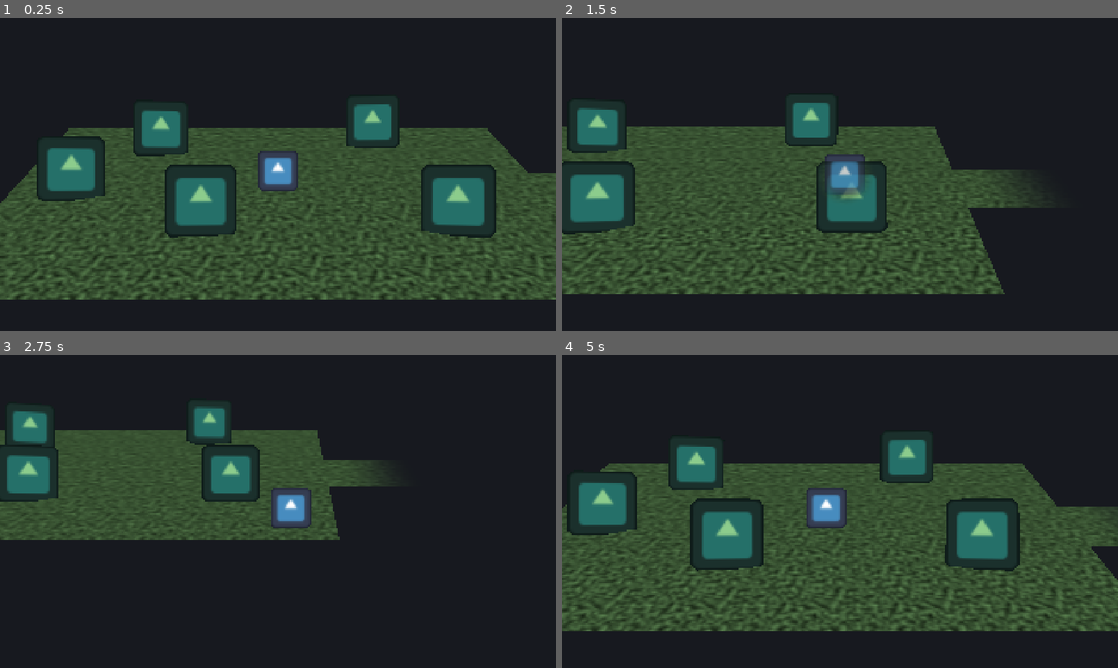
Above: before the commit, frames 1-4 (two rows, left to right).
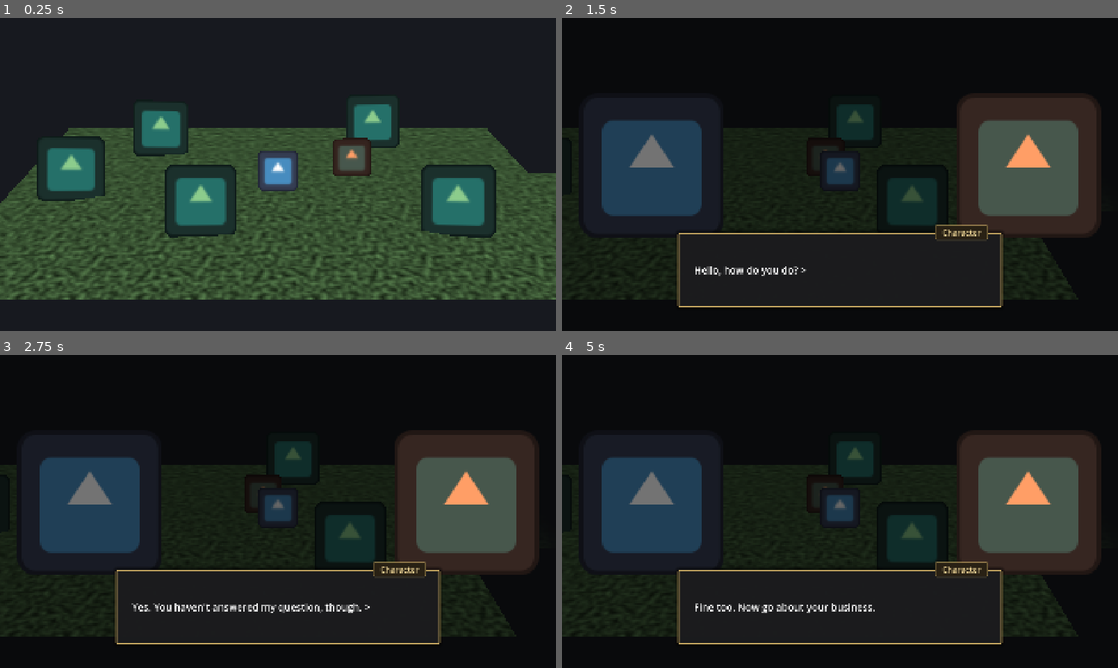
Above: after the commit, the same moments.

Repository: SAFirmansyah/TheMourningAfter-Game
Game: Godot game, scene res://scenes/world/world.tscn
Two runs of this game, one before a commit and one after it. Both use one fixed random seed, a clock stepped at 60 frames per second and the inputs below. The engine's default icon, where the game draws it, is replaced by a stand-in: a white triangle on a blue panel in a dark square.
Inputs (mouse positions are in pixels of both pictures, inside the frame that each line leads up to):
- Up to frame 1 (0.25 s): no input
- Up to frame 2 (1.5 s): tap Enter at 0.5 s; move the mouse to (962, 158) at 0.52 s; hold D (move_right) 0.53-1.28 s; hold Space (dash) 0.53-1.28 s; tap E (interact) at 0.8, 1.35 s; move the mouse to (728, 190) at 1.27 s; hold S (move_down) from 1.28 s (still down)
- Up to frame 3 (2.75 s): tap Space (dash) at 1.55 s; move the mouse to (333, 442) at 2.02 s; release S (move_down) at 2.03 s; press the mouse at (333, 442) at 2.03 s; hold D (move_right) from 2.03 s (still down); tap E (interact) at 2.3 s
- Up to frame 4 (5 s): move the mouse to (812, 574) at 2.77 s; release D (move_right) at 2.78 s; release the mouse at (812, 574) at 2.78 s; hold W (move_up) 2.78-3.53 s; tap Space (dash) at 2.85, 4.35 s; move the mouse to (1006, 558) at 3.52 s; hold E (interact) 3.53-4.28 s; hold A (move_left) from 3.53 s (still down); move the mouse to (673, 464) at 4.27 s

The runs differ from the first frame. In frame 1, 0.7% of the frame differs, in the area x 59-67%, y 38-51%; in frame 2, 49%; in frame 3, 35%; in frame 4, 53%, in the area x 0-100%, y 24-93%.

Commit message:
add: character and loot interaction

Diff:
--- a/the-mourning-after/project.godot
+++ b/the-mourning-after/project.godot
@@ -67,7 +67,7 @@
 }
 advance_dialogue={
 "deadzone": 0.2,
-"events": [Object(InputEventMouseButton,"resource_local_to_s …(272 unchanged characters)… alse,"double_click":false,"script":null)
+"events": [Object(InputEventMouseButton,"resource_local_to_s …(272 unchanged characters)… alse,"double_click":false,"script":null), Object(InputEventKey,"resource_local_to_scene":false,"resource_name":"","device":-1,"window_id":0,"alt_pressed":false,"shift_pressed":false,"ctrl_pressed":false,"meta_pressed":false,"pressed":false,"keycode":0,"physical_keycode":32,"key_label":0,"unicode":32,"location":0,"echo":false,"script":null)
 ]
 }
 
--- /dev/null
+++ b/the-mourning-after/scenes/characters/npc.tscn
@@ -0,0 +1,30 @@
+[gd_scene format=3]
+
+[ext_resource type="Script" path="res://scripts/characters/npc.gd" id="1_npc"]
+[ext_resource type="Script" path="res://scripts/visual/facing_card.gd" id="2_card"]
+[ext_resource type="Texture2D" path="res://icon.svg" id="3_icon"]
+[ext_resource type="PackedScene" path="res://scenes/world/interactable.tscn" id="4_interact"]
+
+[sub_resource type="CapsuleShape3D" id="CapsuleShape3D_body"]
+radius = 0.35
+height = 1.8
+
+[node name="NPC" type="StaticBody3D"]
+collision_layer = 2
+collision_mask = 0
+script = ExtResource("1_npc")
+
+[node name="Card" type="Sprite3D" parent="."]
+modulate = Color(1, 0.62, 0.4, 1)
+offset = Vector2(0, 64)
+pixel_size = 0.014
+alpha_cut = 1
+texture = ExtResource("3_icon")
+script = ExtResource("2_card")
+
+[node name="CollisionShape3D" type="CollisionShape3D" parent="."]
+transform = Transform3D(1, 0, 0, 0, 1, 0, 0, 0, 1, 0, 0.9, 0)
+shape = SubResource("CapsuleShape3D_body")
+
+[node name="Interactable" parent="." instance=ExtResource("4_interact")]
+prompt_label = "Talk"
--- /dev/null
+++ b/the-mourning-after/scenes/loot/loot_pickup.tscn
@@ -0,0 +1,21 @@
+[gd_scene format=3]
+
+[ext_resource type="Script" path="res://scripts/loot/loot_pickup.gd" id="1_loot"]
+[ext_resource type="Script" path="res://scripts/visual/facing_card.gd" id="2_card"]
+[ext_resource type="Texture2D" path="res://icon.svg" id="3_icon"]
+[ext_resource type="PackedScene" path="res://scenes/world/interactable.tscn" id="4_interact"]
+
+[node name="LootPickup" type="Node3D"]
+script = ExtResource("1_loot")
+tint = Color(1, 0.85, 0.35, 1)
+
+[node name="Card" type="Sprite3D" parent="."]
+offset = Vector2(0, 64)
+pixel_size = 0.0035
+alpha_cut = 1
+texture = ExtResource("3_icon")
+script = ExtResource("2_card")
+
+[node name="Interactable" parent="." instance=ExtResource("4_interact")]
+prompt_label = "Collect"
+interact_radius = 1.3
--- a/the-mourning-after/scenes/rooms/room_a.tscn
+++ b/the-mourning-after/scenes/rooms/room_a.tscn
@@ -5,6 +5,33 @@
 [ext_resource type="PackedScene" path="res://scenes/world/path_exit.tscn" id="3_exit"]
 [ext_resource type="PackedScene" path="res://scenes/test/prop.tscn" id="4_prop"]
 [ext_resource type="PackedScene" path="res://scenes/world/interactable.tscn" id="5_interact"]
+[ext_resource type="PackedScene" path="res://scenes/characters/npc.tscn" id="6_npc"]
+[ext_resource type="Script" path="res://scripts/dialogue/dialogue_line.gd" id="7_line"]
+
+[sub_resource type="Resource" id="DialogueLine_1"]
+script = ExtResource("7_line")
+speaker = 0
+text = "Hello, how do you do?"
+
+[sub_resource type="Resource" id="DialogueLine_2"]
+script = ExtResource("7_line")
+speaker = 1
+text = "Huh, so this is how dialog works..."
+
+[sub_resource type="Resource" id="DialogueLine_3"]
+script = ExtResource("7_line")
+speaker = 0
+text = "Yes. You haven't answered my question, though."
+
+[sub_resource type="Resource" id="DialogueLine_4"]
+script = ExtResource("7_line")
+speaker = 1
+text = "I'm fine, how about you?"
+
+[sub_resource type="Resource" id="DialogueLine_5"]
+script = ExtResource("7_line")
+speaker = 0
+text = "Fine too. Now go about your business."
 
 [sub_resource type="PlaneMesh" id="PlaneMesh_floor"]
 material = ExtResource("2_ground")
@@ -74,3 +101,7 @@
 
 [node name="Interactable" parent="Props/Prop2" instance=ExtResource("5_interact")]
 lines = PackedStringArray("This interaction opens up a textbox!")
+
+[node name="NPC" parent="." instance=ExtResource("6_npc")]
+transform = Transform3D(1, 0, 0, 0, 1, 0, 0, 0, 1, 3.5, 0, -1.5)
+conversation = Array[ExtResource("7_line")]([SubResource("DialogueLine_1"), SubResource("DialogueLine_2"), SubResource("DialogueLine_3"), SubResource("DialogueLine_4"), SubResource("DialogueLine_5")])
--- a/the-mourning-after/scenes/rooms/room_b.tscn
+++ b/the-mourning-after/scenes/rooms/room_b.tscn
@@ -5,6 +5,7 @@
 [ext_resource type="PackedScene" path="res://scenes/world/path_exit.tscn" id="3_exit"]
 [ext_resource type="PackedScene" path="res://scenes/test/prop.tscn" id="4_prop"]
 [ext_resource type="PackedScene" path="res://scenes/world/interactable.tscn" id="5_interact"]
+[ext_resource type="PackedScene" path="res://scenes/loot/loot_pickup.tscn" id="6_loot"]
 
 [sub_resource type="PlaneMesh" id="PlaneMesh_floor"]
 material = ExtResource("2_ground")
@@ -74,3 +75,28 @@
 
 [node name="Interactable" parent="Props/Prop2" instance=ExtResource("5_interact")]
 lines = PackedStringArray("This is a multi-line interaction.", "The same textbox has this line...", "...and this one too.")
+
+[node name="Loot" type="Node3D" parent="."]
+
+[node name="Loot1" parent="Loot" instance=ExtResource("6_loot")]
+transform = Transform3D(1, 0, 0, 0, 1, 0, 0, 0, 1, -6, 0, -1.5)
+tint = Color(1, 0.85, 0.35, 1)
+auto_collect = true
+
+[node name="Loot2" parent="Loot" instance=ExtResource("6_loot")]
+transform = Transform3D(1, 0, 0, 0, 1, 0, 0, 0, 1, -1, 0, 2)
+tint = Color(0.6, 0.85, 1, 1)
+
+[node name="Loot3" parent="Loot" instance=ExtResource("6_loot")]
+transform = Transform3D(1, 0, 0, 0, 1, 0, 0, 0, 1, 1, 0, -2.5)
+tint = Color(1, 0.5, 0.75, 1)
+auto_collect = true
+
+[node name="Loot4" parent="Loot" instance=ExtResource("6_loot")]
+transform = Transform3D(1, 0, 0, 0, 1, 0, 0, 0, 1, 5.5, 0, 1)
+tint = Color(0.7, 1, 0.55, 1)
+
+[node name="Loot5" parent="Loot" instance=ExtResource("6_loot")]
+transform = Transform3D(1, 0, 0, 0, 1, 0, 0, 0, 1, 7, 0, 5.5)
+tint = Color(1, 0.85, 0.35, 1)
+auto_collect = true
--- a/the-mourning-after/scenes/ui/interaction_hud.tscn
+++ b/the-mourning-after/scenes/ui/interaction_hud.tscn
@@ -1,6 +1,7 @@
 [gd_scene format=3]
 
 [ext_resource type="Script" path="res://scripts/ui/interaction_hud.gd" id="1_hud"]
+[ext_resource type="Texture2D" path="res://icon.svg" id="2_icon"]
 
 [sub_resource type="StyleBoxFlat" id="StyleBoxFlat_prompt"]
 content_margin_left = 22.0
@@ -12,7 +13,7 @@
 border_width_top = 2
 border_width_right = 2
 border_width_bottom = 2
-border_color = Color(0.78, 0.66, 0.38, 0.9)
+border_color = Color(0.78, 0.66, 0.38, 1)
 corner_radius_top_left = 4
 corner_radius_top_right = 4
 corner_radius_bottom_right = 4
@@ -20,9 +21,9 @@
 
 [sub_resource type="StyleBoxFlat" id="StyleBoxFlat_dialogue"]
 content_margin_left = 56.0
-content_margin_top = 36.0
+content_margin_top = 40.0
 content_margin_right = 56.0
-content_margin_bottom = 36.0
+content_margin_bottom = 40.0
 bg_color = Color(0.11, 0.11, 0.12, 0.94)
 border_width_left = 5
 border_width_top = 5
@@ -36,9 +37,77 @@
 shadow_color = Color(0, 0, 0, 0.5)
 shadow_size = 12
 
+[sub_resource type="StyleBoxFlat" id="StyleBoxFlat_name"]
+content_margin_left = 26.0
+content_margin_top = 6.0
+content_margin_right = 26.0
+content_margin_bottom = 6.0
+bg_color = Color(0.16, 0.13, 0.08, 1)
+border_width_left = 3
+border_width_top = 3
+border_width_right = 3
+border_width_bottom = 3
+border_color = Color(0.78, 0.66, 0.38, 1)
+corner_radius_top_left = 4
+corner_radius_top_right = 4
+corner_radius_bottom_right = 4
+corner_radius_bottom_left = 4
+
 [node name="InteractionHUD" type="CanvasLayer"]
 layer = 5
 script = ExtResource("1_hud")
+
+[node name="Overlay" type="ColorRect" parent="."]
+anchors_preset = 15
+anchor_right = 1.0
+anchor_bottom = 1.0
+grow_horizontal = 2
+grow_vertical = 2
+mouse_filter = 2
+color = Color(0, 0, 0, 0.6)
+
+[node name="Portraits" type="Control" parent="."]
+layout_mode = 3
+anchors_preset = 15
+anchor_right = 1.0
+anchor_bottom = 1.0
+grow_horizontal = 2
+grow_vertical = 2
+mouse_filter = 2
+
+[node name="PlayerPortrait" type="TextureRect" parent="Portraits"]
+layout_mode = 1
+anchors_preset = 2
+anchor_top = 1.0
+anchor_bottom = 1.0
+offset_left = 60.0
+offset_top = -820.0
+offset_right = 560.0
+offset_bottom = -320.0
+grow_vertical = 0
+mouse_filter = 2
+texture = ExtResource("2_icon")
+expand_mode = 1
+stretch_mode = 5
+
+[node name="CharacterPortrait" type="TextureRect" parent="Portraits"]
+layout_mode = 1
+anchors_preset = 3
+anchor_left = 1.0
+anchor_top = 1.0
+anchor_right = 1.0
+anchor_bottom = 1.0
+offset_left = -560.0
+offset_top = -820.0
+offset_right = -60.0
+offset_bottom = -320.0
+grow_horizontal = 0
+grow_vertical = 0
+mouse_filter = 2
+texture = ExtResource("2_icon")
+expand_mode = 1
+stretch_mode = 5
+flip_h = true
 
 [node name="Prompt" type="PanelContainer" parent="."]
 anchors_preset = 7
@@ -62,7 +131,8 @@
 horizontal_alignment = 1
 vertical_alignment = 1
 
-[node name="Dialogue" type="PanelContainer" parent="."]
+[node name="Dialogue" type="Control" parent="."]
+layout_mode = 3
 anchors_preset = 7
 anchor_left = 0.5
 anchor_top = 1.0
@@ -75,11 +145,34 @@
 grow_horizontal = 2
 grow_vertical = 0
 mouse_filter = 2
+
+[node name="Box" type="PanelContainer" parent="Dialogue"]
+layout_mode = 1
+anchors_preset = 15
+anchor_right = 1.0
+anchor_bottom = 1.0
+grow_horizontal = 2
+grow_vertical = 2
+mouse_filter = 2
 theme_override_styles/panel = SubResource("StyleBoxFlat_dialogue")
 
-[node name="Label" type="Label" parent="Dialogue"]
+[node name="Label" type="Label" parent="Dialogue/Box"]
 layout_mode = 2
 theme_override_font_sizes/font_size = 34
 text = "Sample dialogue text appears here, wrapping across the width of the box like the narrator text in Hades. >"
 vertical_alignment = 1
 autowrap_mode = 3
+
+[node name="NameTag" type="PanelContainer" parent="Dialogue"]
+layout_mode = 1
+offset_left = 48.0
+offset_right = 48.0
+grow_vertical = 2
+mouse_filter = 2
+theme_override_styles/panel = SubResource("StyleBoxFlat_name")
+
+[node name="Label" type="Label" parent="Dialogue/NameTag"]
+layout_mode = 2
+theme_override_colors/font_color = Color(0.95, 0.85, 0.6, 1)
+theme_override_font_sizes/font_size = 28
+text = "Speaker"
--- /dev/null
+++ b/the-mourning-after/scripts/characters/npc.gd
@@ -0,0 +1,18 @@
+class_name NPC
+extends StaticBody3D
+## Talkable character. Name, portrait and conversation are set here and passed to its Interactable.
+
+@export var character_name := "Character"
+@export var portrait: Texture2D # placeholder uses the card
+@export var conversation: Array[DialogueLine] = []
+
+@onready var card: Sprite3D = $Card
+@onready var interactable: Interactable = $Interactable
+
+
+func _ready() -> void:
+	interactable.prompt_label = "Talk"
+	interactable.character_name = character_name
+	interactable.character_portrait = portrait if portrait else card.texture
+	interactable.character_portrait_tint = Color.WHITE if portrait else card.modulate
+	interactable.conversation = conversation
--- /dev/null
+++ b/the-mourning-after/scripts/dialogue/dialogue_line.gd
@@ -0,0 +1,8 @@
+class_name DialogueLine
+extends Resource
+## One line of a conversation.
+
+enum Speaker { CHARACTER, PLAYER }
+
+@export var speaker := Speaker.CHARACTER
+@export_multiline var text := ""
--- /dev/null
+++ b/the-mourning-after/scripts/loot/loot_pickup.gd
@@ -0,0 +1,94 @@
+@tool
+class_name LootPickup
+extends Node3D
+## Floating pickup. Hovers with a slow bob; interacting pulls it into the player.
+## Auto-collect pickups skip the prompt and fly in as soon as the player is close.
+
+signal collected(loot_id: StringName)
+
+@export var loot_id: StringName = &"dummy"
+@export var auto_collect := false
+@export var auto_collect_radius := 1.2 # TUNE: distance at which auto-collect pickups fly in (m)
+@export var tint := Color.WHITE:
+	set(value):
+		tint = value
+		if card:
+			card.modulate = tint
+@export var hover_height := 0.45 # TUNE: resting height above the floor (m)
+@export var hover_amplitude := 0.12 # TUNE: bob height (m)
+@export var hover_period := 2.0 # TUNE: seconds per bob
+@export var collect_time := 0.35 # TUNE: time to fly into the player (s)
+@export var collect_end_scale := 0.15 # TUNE: size when it reaches the player (fraction)
+@export var collect_target_height := 0.9 # TUNE: point on the player it flies to (m above feet)
+
+@onready var card: FacingCard = $Card
+@onready var interactable: Interactable = $Interactable
+
+var _time := 0.0
+var _phase := 0.0
+var _collecting := false
+var _collect_t := 0.0
+var _collect_from := Vector3.ZERO
+var _player: Node3D
+
+
+func _ready() -> void:
+	card.modulate = tint
+	_phase = fposmod(position.x * 1.7 + position.z * 2.3, TAU)
+	if Engine.is_editor_hint():
+		return
+	card.position.y = _hover_y()
+	card.reset_physics_interpolation()
+	interactable.prompt_label = "Collect"
+	interactable.interacted.connect(_on_interacted)
+	if auto_collect:
+		interactable.enabled = false
+		interactable.interact_radius = auto_collect_radius
+		interactable.body_entered.connect(func(body: Node3D) -> void:
+			if body is Player:
+				_start_collect(body))
+
+
+func _process(delta: float) -> void:
+	if Engine.is_editor_hint():
+		_time += delta
+		card.visual_offset = Vector3(0.0, _hover_y(), 0.0)
+
+
+func _physics_process(delta: float) -> void:
+	if Engine.is_editor_hint():
+		return
+	if _collecting:
+		_step_collect(delta)
+		return
+	_time += delta
+	card.position.y = _hover_y()
+
+
+func _hover_y() -> float:
+	return hover_height + hover_amplitude * sin(_time * TAU / hover_period + _phase)
+
+
+func _on_interacted() -> void:
+	if interactable.player:
+		_start_collect(interactable.player)
+
+
+func _start_collect(player: Node3D) -> void:
+	if _collecting:
+		return
+	_player = player
+	interactable.enabled = false
+	_collecting = true
+	_collect_from = card.global_position
+
+
+func _step_collect(delta: float) -> void:
+	_collect_t = minf(_collect_t + delta / collect_time, 1.0)
+	var k := ease(_collect_t, 2.4)
+	var target := _player.global_position + Vector3(0.0, collect_target_height, 0.0)
+	card.global_position = _collect_from.lerp(target, k)
+	card.scale = Vector3.ONE * lerpf(1.0, collect_end_scale, k)
+	if _collect_t >= 1.0:
+		collected.emit(loot_id)
+		queue_free()
--- a/the-mourning-after/scripts/player/player.gd
+++ b/the-mourning-after/scripts/player/player.gd
@@ -8,6 +8,8 @@
 
 @export var card: Sprite3D
 @export var camera_rig: CameraRig
+@export var display_name := "Player" # name shown in conversations
+@export var portrait: Texture2D # conversation portrait; placeholder uses the card
 
 @export_group("Movement")
 @export var base_move_speed := 5.0 # TUNE: walk speed at 1x (m/s)
@@ -33,6 +35,7 @@
 
 var _facing := Vector2.DOWN
 var _dashing := false
+var _dash_queued := false
 var _dash_time_left := 0.0
 var _iframe_time_left := 0.0
 var _dash_velocity := Vector3.ZERO
@@ -52,8 +55,10 @@
 		_facing = input.normalized()
 
 	_recharge_dashes(delta)
-	if input_enabled and Input.is_action_just_pressed("dash"):
-		_try_dash()
+	if _dash_queued:
+		_dash_queued = false
+		if input_enabled:
+			_try_dash()
 
 	if _dashing:
 		velocity = _dash_velocity
@@ -74,6 +79,12 @@
 
 	if card and input.x != 0.0:
 		card.flip_h = input.x < 0.0
+
+
+func _unhandled_input(event: InputEvent) -> void:
+	# Event-based so presses consumed by UI (e.g. Space advancing text) never dash.
+	if input_enabled and event.is_action_pressed(&"dash"):
+		_dash_queued = true
 
 
 func _process(_delta: float) -> void:
--- a/the-mourning-after/scripts/ui/interaction_hud.gd
+++ b/the-mourning-after/scripts/ui/interaction_hud.gd
@@ -1,23 +1,35 @@
 class_name InteractionHUD
 extends CanvasLayer
-## Interact prompt and dialogue box for the nearest Interactable in range.
+## Interact prompt, narration box and conversations for the nearest Interactable in range.
 
 @export var player: Player
 @export var more_marker := " >" # appended to pages that have a next page
+@export var overlay_alpha := 0.6 # TUNE: darkness of the scene behind conversations (0–1)
+@export var overlay_fade_time := 0.25 # TUNE: overlay and portrait fade in/out (s)
+@export var listener_dim := Color(0.45, 0.45, 0.45) # TUNE: tint of the portrait not speaking
+@export var name_tag_inset := 48.0 # TUNE: name tag distance from the box's left/right edge (px)
 
+@onready var overlay: ColorRect = $Overlay
+@onready var portraits: Control = $Portraits
+@onready var player_portrait: TextureRect = $Portraits/PlayerPortrait
+@onready var character_portrait: TextureRect = $Portraits/CharacterPortrait
 @onready var prompt: Control = $Prompt
 @onready var prompt_label: Label = $Prompt/Label
 @onready var dialogue: Control = $Dialogue
-@onready var dialogue_label: Label = $Dialogue/Label
+@onready var dialogue_label: Label = $Dialogue/Box/Label
+@onready var name_tag: Control = $Dialogue/NameTag
+@onready var name_label: Label = $Dialogue/NameTag/Label
 
 var _target: Interactable
 var _active: Interactable
 var _page := 0
+var _fade: Tween
 
 
 func _ready() -> void:
-	prompt.hide()
-	dialogue.hide()
+	overlay.color = Color(0, 0, 0, overlay_alpha)
+	for node: CanvasItem in [overlay, portraits, prompt, dialogue]:
+		node.hide()
 
 
 func _process(_delta: float) -> void:
@@ -50,7 +62,7 @@
 	var best_dist := INF
 	for node in get_tree().get_nodes_in_group(&"interactable"):
 		var it := node as Interactable
-		if it == null or not it.player_in_range or it.lines.is_empty():
+		if it == null or not it.enabled or not it.player_in_range:
 			continue
 		var dist := it.global_position.distance_squared_to(player.global_position)
 		if dist < best_dist:
@@ -60,27 +72,44 @@
 
 
 func _open(it: Interactable) -> void:
+	it.interacted.emit()
+	if it.page_count() == 0:
+		return
 	_active = it
 	_page = 0
 	player.input_enabled = false
 	player.forced_input = Vector2.ZERO
 	prompt.hide()
 	dialogue.show()
+	name_tag.visible = it.is_conversation()
+	if it.is_conversation():
+		_set_portrait(player_portrait, player.portrait, player.card)
+		_set_portrait(character_portrait, it.character_portrait, null, it.character_portrait_tint)
+		_fade_conversation(true)
 	_show_page()
-	it.interacted.emit()
 
 
 func _advance() -> void:
 	_page += 1
-	if _page >= _active.lines.size():
+	if _page >= _active.page_count():
 		_close()
 	else:
 		_show_page()
 
 
 func _show_page() -> void:
-	var text := _active.lines[_page]
-	if _page < _active.lines.size() - 1:
+	var text: String
+	if _active.is_conversation():
+		var line := _active.conversation[_page]
+		text = line.text
+		var by_player := line.speaker == DialogueLine.Speaker.PLAYER
+		name_label.text = player.display_name if by_player else _active.character_name
+		_place_name_tag(by_player)
+		player_portrait.self_modulate = Color.WHITE if by_player else listener_dim
+		character_portrait.self_modulate = listener_dim if by_player else Color.WHITE
+	else:
+		text = _active.lines[_page]
+	if _page < _active.page_count() - 1:
 		text += more_marker
 	dialogue_label.text = text
 
@@ -89,5 +118,44 @@
 	var it := _active
 	_active = null
 	dialogue.hide()
+	if it.is_conversation():
+		_fade_conversation(false)
 	player.input_enabled = true
 	it.finished.emit()
+
+
+func _place_name_tag(left: bool) -> void:
+	var anchor := 0.0 if left else 1.0
+	var x := name_tag_inset if left else -name_tag_inset
+	name_tag.anchor_left = anchor
+	name_tag.anchor_right = anchor
+	name_tag.offset_left = x
+	name_tag.offset_right = x
+	name_tag.grow_horizontal = Control.GROW_DIRECTION_END if left else Control.GROW_DIRECTION_BEGIN
+
+
+func _set_portrait(rect: TextureRect, tex: Texture2D, card: Sprite3D, tint := Color.WHITE) -> void:
+	if tex == null and card:
+		tex = card.texture
+		tint = card.modulate
+	rect.texture = tex
+	rect.modulate = tint
+
+
+func _fade_conversation(fade_in: bool) -> void:
+	if _fade:
+		_fade.kill()
+	if fade_in and not overlay.visible:
+		overlay.modulate.a = 0.0
+		portraits.modulate.a = 0.0
+	if fade_in:
+		overlay.show()
+		portraits.show()
+	_fade = create_tween().set_parallel()
+	var alpha := 1.0 if fade_in else 0.0
+	_fade.tween_property(overlay, "modulate:a", alpha, overlay_fade_time)
+	_fade.tween_property(portraits, "modulate:a", alpha, overlay_fade_time)
+	if not fade_in:
+		_fade.chain().tween_callback(func() -> void:
+			overlay.hide()
+			portraits.hide())
--- a/the-mourning-after/scripts/visual/facing_card.gd
+++ b/the-mourning-after/scripts/visual/facing_card.gd
@@ -7,6 +7,8 @@
 
 @export var pivot_at_feet := true
 @export var see_through_over_player := false # environment props: turn see-through where they cover the player
+
+var visual_offset := Vector3.ZERO # editor preview only: extra offset for animated cards
 
 
 func _ready() -> void:
@@ -33,7 +35,7 @@
 	# Editor preview: visual only, saved rotation untouched.
 	var cam := _editor_camera()
 	if cam:
-		RenderingServer.instance_set_transform(get_instance(), Transform3D(_facing_basis(cam), global_position))
+		RenderingServer.instance_set_transform(get_instance(), Transform3D(_facing_basis(cam), global_position + visual_offset))
 
 
 func _facing_basis(cam: Camera3D) -> Basis:
--- a/the-mourning-after/scripts/world/interactable.gd
+++ b/the-mourning-after/scripts/world/interactable.gd
@@ -1,20 +1,31 @@
 @tool
 class_name Interactable
 extends Area3D
-## Shows the interact prompt when the player is in range; pressing interact reads out its lines.
-## One line = single text box. More lines = pages advanced with LMB.
+## Shows the interact prompt when the player is in range.
+## Lines set: narration text box. Conversation set: talk with overlay and portraits.
+## Neither set: instant action (listen for `interacted`).
 
 signal interacted
 signal finished
 
 @export var prompt_label := "Interact"
-@export var lines: PackedStringArray = ["Sample text."]
+@export var enabled := true
 @export var interact_radius := 2.2: # TUNE: distance at which the prompt appears (m)
 	set(value):
 		interact_radius = value
 		_apply_radius()
 
+@export_group("Narration")
+@export var lines: PackedStringArray = []
+
+@export_group("Conversation")
+@export var character_name := ""
+@export var character_portrait: Texture2D # placeholder until portraits exist
+@export var character_portrait_tint := Color.WHITE
+@export var conversation: Array[DialogueLine] = []
+
 var player_in_range := false
+var player: Player
 
 
 func _ready() -> void:
@@ -24,10 +35,19 @@
 	add_to_group(&"interactable")
 	body_entered.connect(func(body: Node3D) -> void:
 		if body is Player:
-			player_in_range = true)
+			player_in_range = true
+			player = body)
 	body_exited.connect(func(body: Node3D) -> void:
 		if body is Player:
 			player_in_range = false)
+
+
+func is_conversation() -> bool:
+	return not conversation.is_empty()
+
+
+func page_count() -> int:
+	return conversation.size() if is_conversation() else lines.size()
 
 
 func _apply_radius() -> void:
Not shown, added: the-mourning-after/scripts/characters/npc.gd.uid
Not shown, added: the-mourning-after/scripts/dialogue/dialogue_line.gd.uid
Not shown, added: the-mourning-after/scripts/loot/loot_pickup.gd.uid
